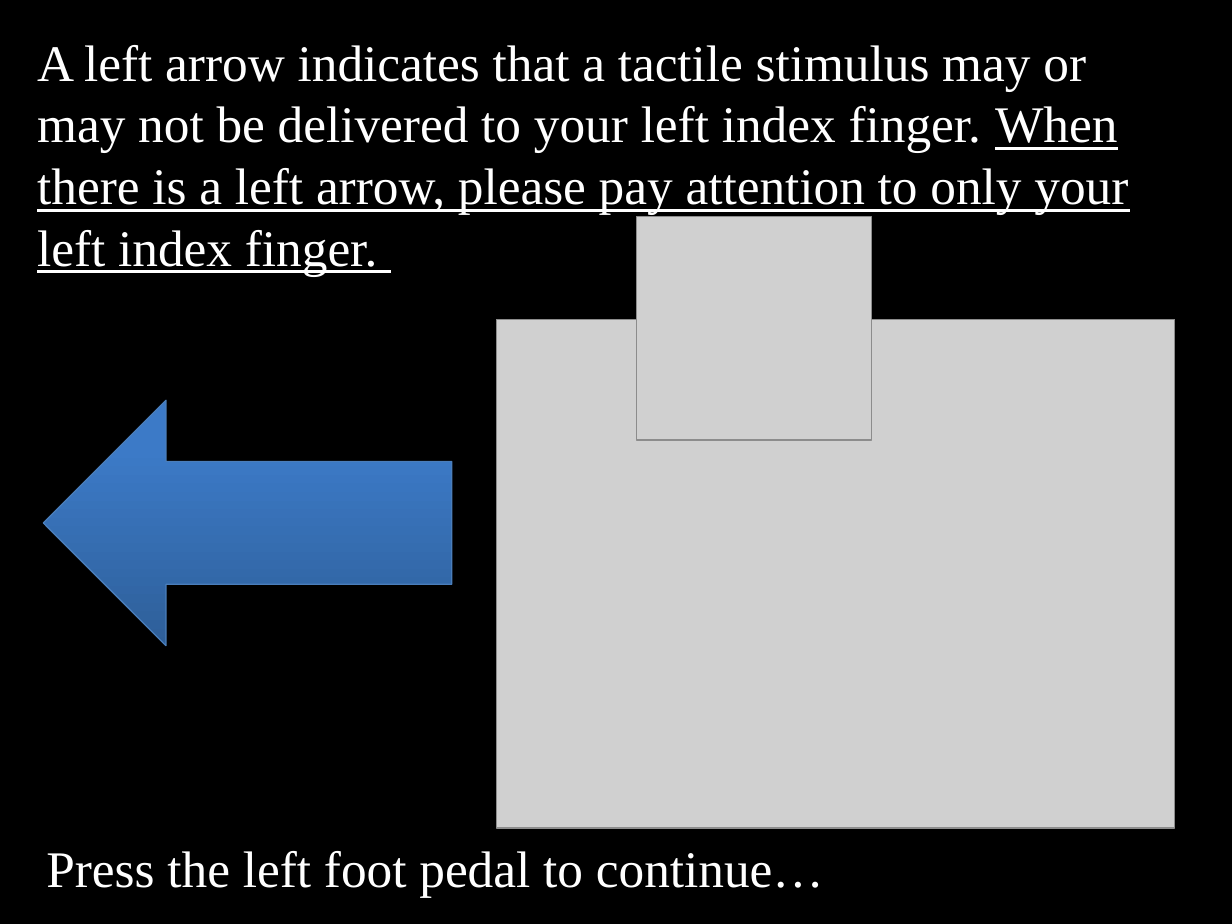
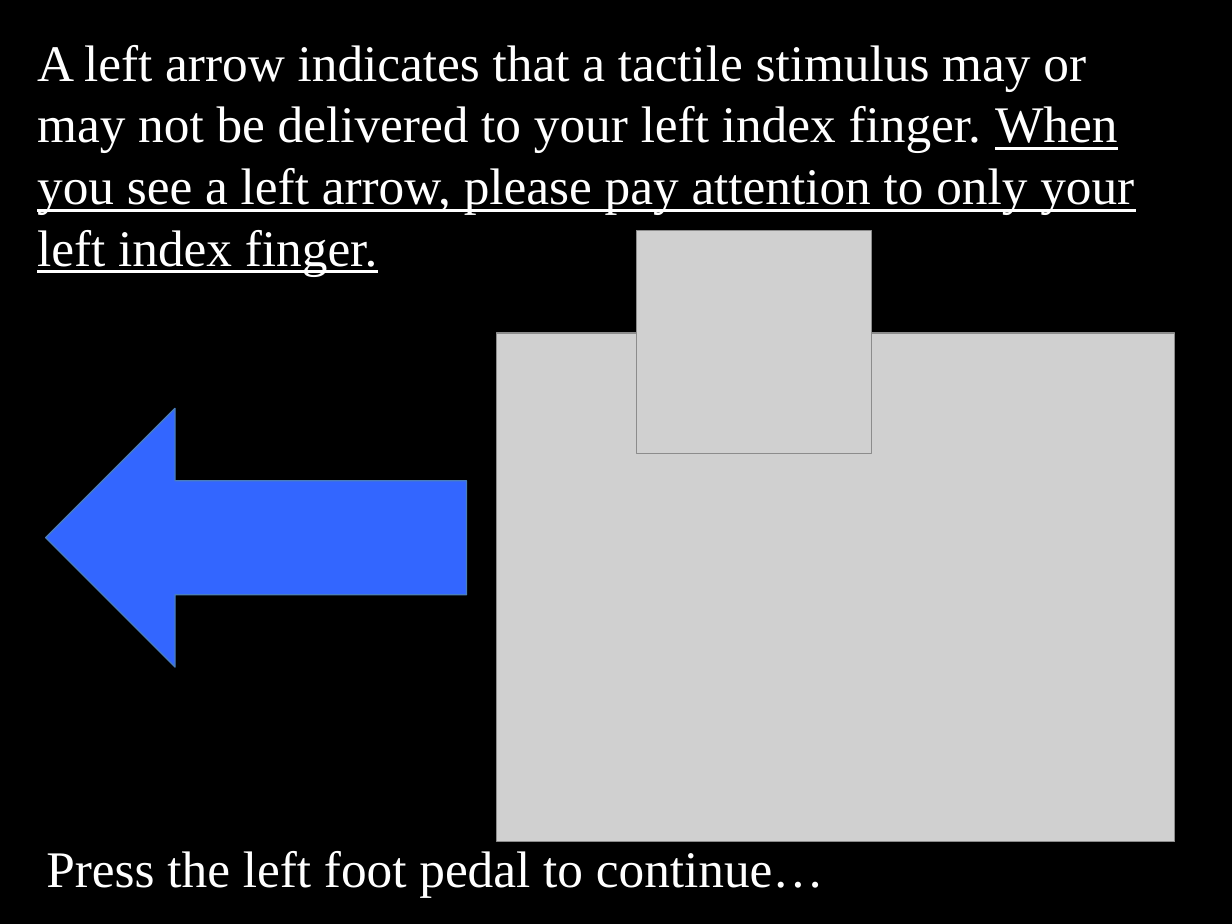
Before and after one commit to EmbodiedResearchLab/Vitality-Tactile-Detection, a slide deck: slide 2 of Stimuli/new/General instructions.pptx. Drawn at 1232x924 pixels with LibreOffice and Linux fonts; fonts in the diff are those of the drawing; grey boxes stand for pictures. Boxes give left, top, right and bottom in pixels: in the first picture for what was removed or moved away, otherwise in the second. Text is boxed around its words. In the diff, an @@ line names an element or a change of style, - is before the commit and + after.

```diff
--- a/Stimuli/new/General instructions.pptx
+++ b/Stimuli/new/General instructions.pptx
@@ text at [37, 45, 1134, 276]: text changed @@
-A left arrow indicates that a tactile stimulus may or may not be delivered to your left index finger. When there is a left arrow, please pay attention to only your left index finger.
+A left arrow indicates that a tactile stimulus may or may not be delivered to your left index finger. When you see a left arrow, please pay attention to only your left index finger.
@@ picture: place and size @@
-picture at [636, 217, 871, 440]
+picture at [636, 230, 871, 453]
@@ picture: place and size @@
-picture at [496, 319, 1175, 828]
+picture at [496, 333, 1175, 841]
@@ left arrow: place and size @@
-left arrow at [43, 400, 451, 646]
+left arrow at [46, 408, 467, 667]
@@ left arrow at [46, 408, 467, 667]: fill gradient #2F5F99 to #3D7CC7 to #3A7CCB to #3366FF; proportions changed @@
```
Also in this commit, not shown: 13 other slides changed, 4 slides added, 30 other files.
